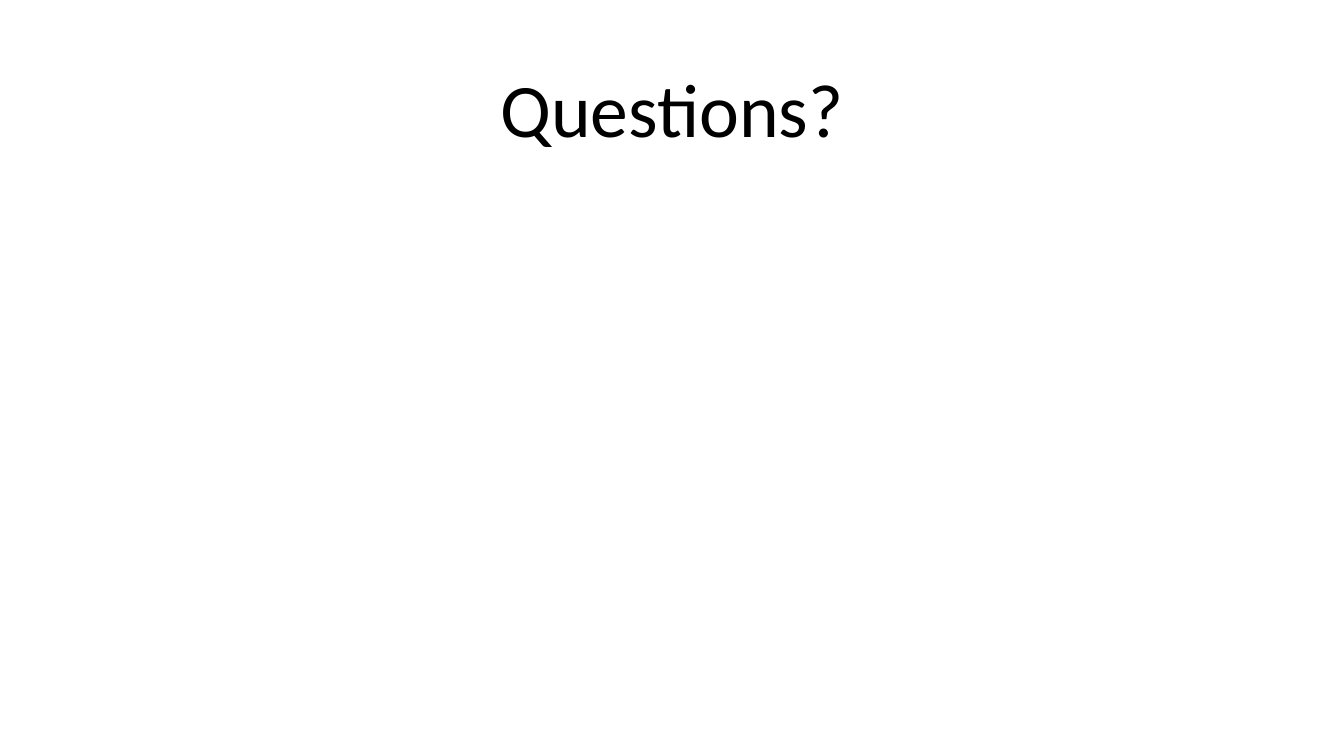
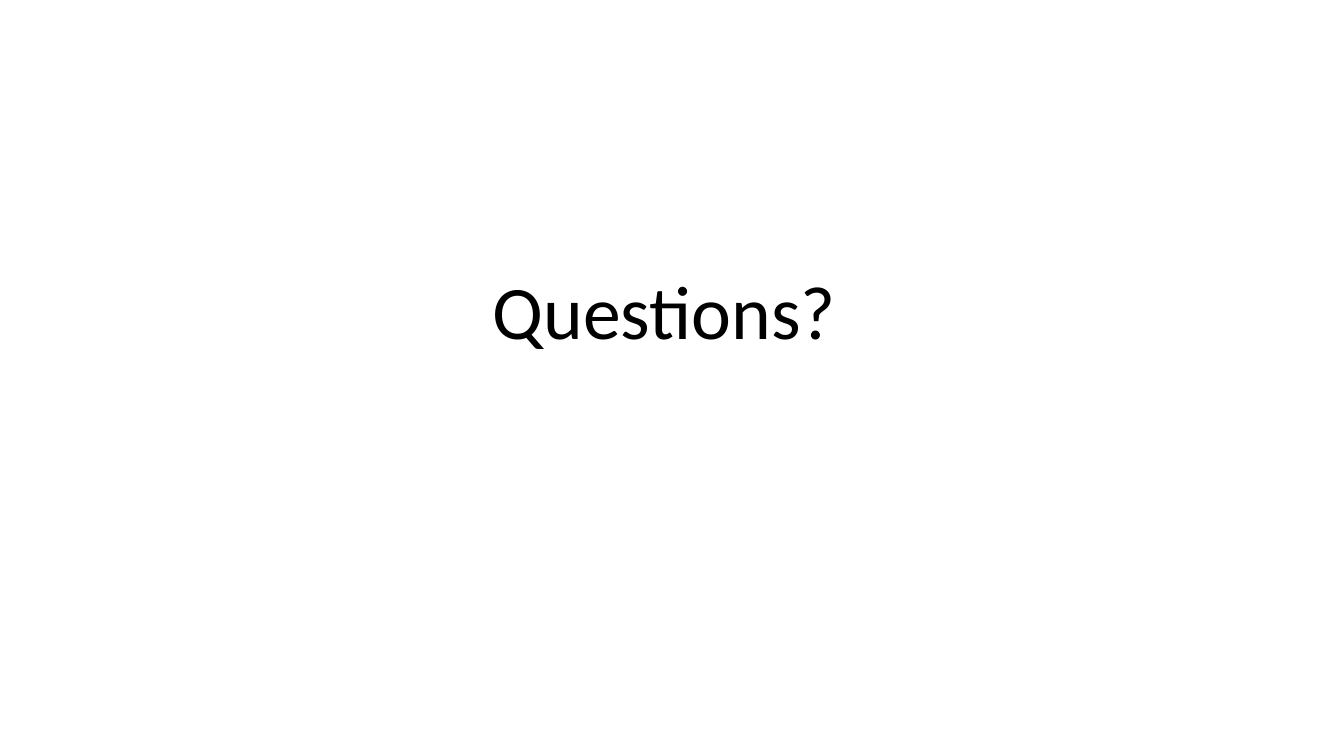
Before and after one commit to Toomuchdata2018/ObesityProject, a slide deck: slide 15 of Obesity in America.pptx. Drawn at 1344x756 pixels with LibreOffice and Linux fonts; fonts in the diff are those of the drawing. Boxes give left, top, right and bottom in pixels: in the first picture for what was removed or moved away, otherwise in the second. Text is boxed around its words. In the diff, an @@ line names an element or a change of style, - is before the commit and + after.

```diff
--- a/Obesity in America.pptx
+++ b/Obesity in America.pptx
@@ title "Questions?": place and size @@
-title "Questions?" at [500,84,843,147]
+title "Questions?" at [493,286,836,349]
```
Also in this commit, not shown: 2 other slides changed.
